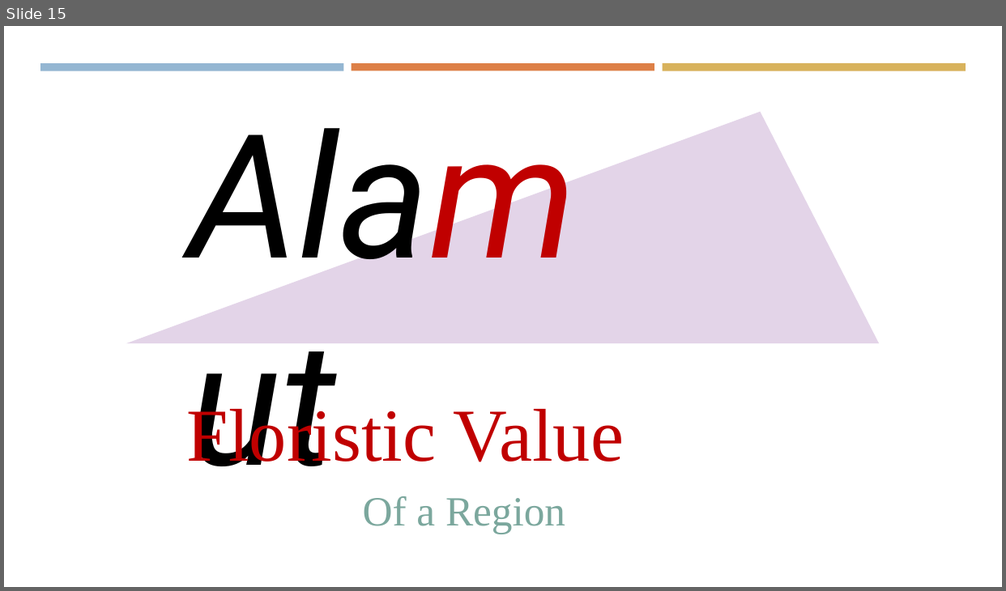
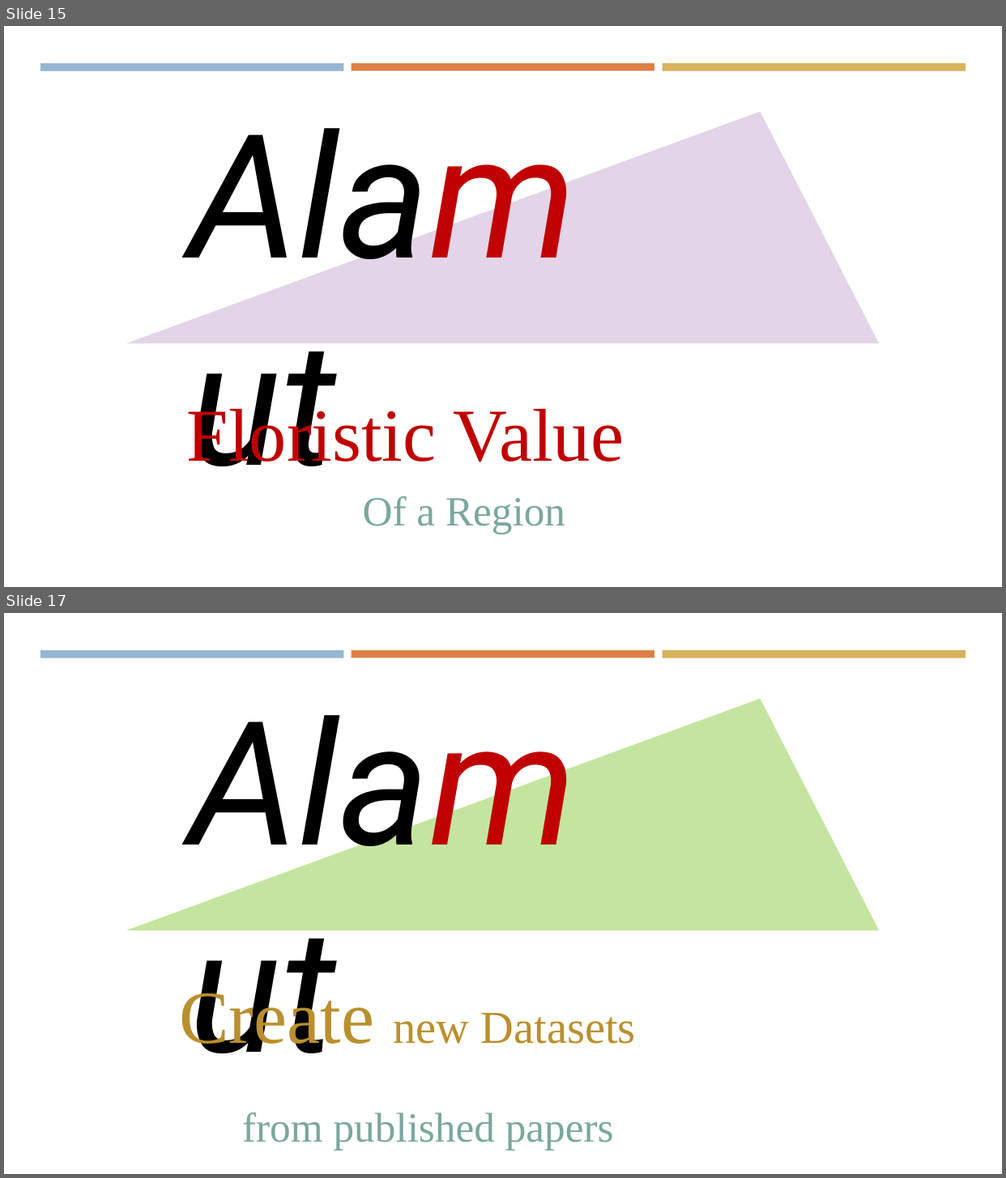
Before and after one commit to msht-ir/Alamutw, a slide deck: AlamutB/.appCatalog/_demo for Alamut - LinkedIn.pptx. Shown one above the other, each under a label of ours: slide 15 before the commit, slides 15 and 17 after it; the slides between them are not shown. The pictures are 1006x591 and 1006x1178 pixels, drawn with LibreOffice and Linux fonts; fonts in the diff are those of the drawing. Boxes give left, top, right and bottom in pixels: in the first picture for what was removed or moved away, otherwise in the second. Text is boxed around its words. In the diff, an @@ line names an element or a change of style, - is before the commit and + after.

Commit message:
- complete list of countries - auto-complete list box for countries - Provinces for some countries added - auto select country for a dataset and filter privinces for selected country

```diff
--- a/AlamutB/.appCatalog/_demo for Alamut - LinkedIn.pptx
+++ b/AlamutB/.appCatalog/_demo for Alamut - LinkedIn.pptx
@@ slide 17 added at (4,613,1002,1174), background #FFFFFF; not listed: 3 template elements that a slide beside it also shows @@
@@ text added at (181,669,629,885), 166 pt, text #000000, italic @@
+Alamut
@@ freeform shape added at (126,698,879,931), fill #C4E59F @@
@@ text added at (179,985,636,1054), 44 pt, text #BA8F2D @@
+Create new Datasets
@@ text added at (242,1113,614,1151), 40 pt, text #7BA79D @@
+from published papers
```
Also in this commit, not shown: 1 slide changed, 3 other slides added, 11 other files.
